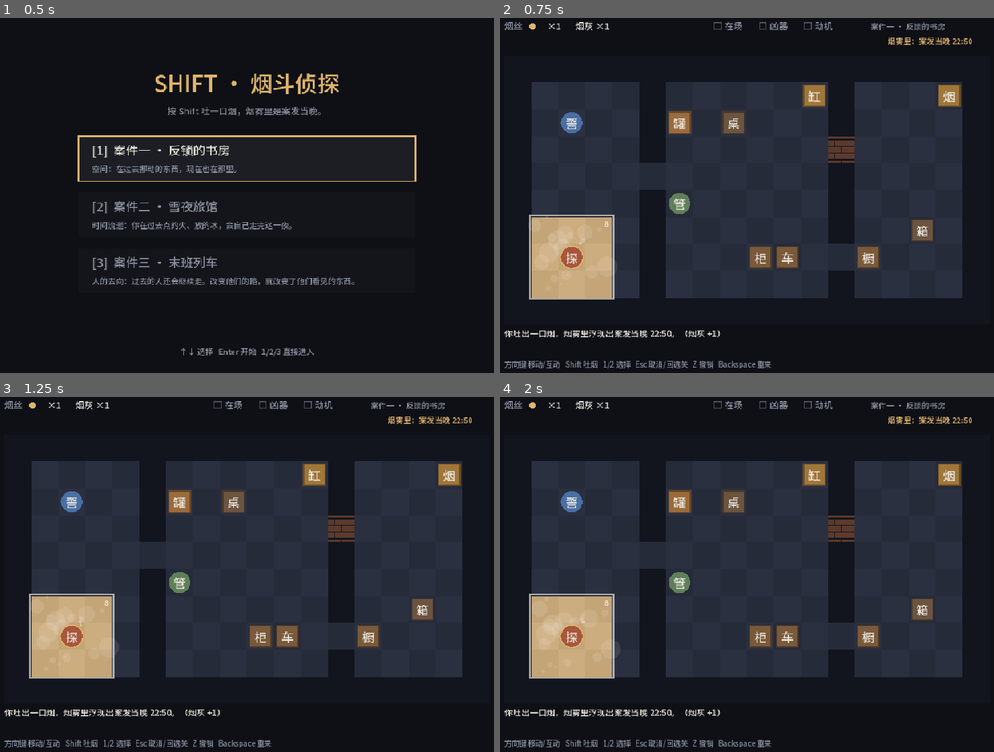
Above: before the commit, frames 1-4 (two rows, left to right).
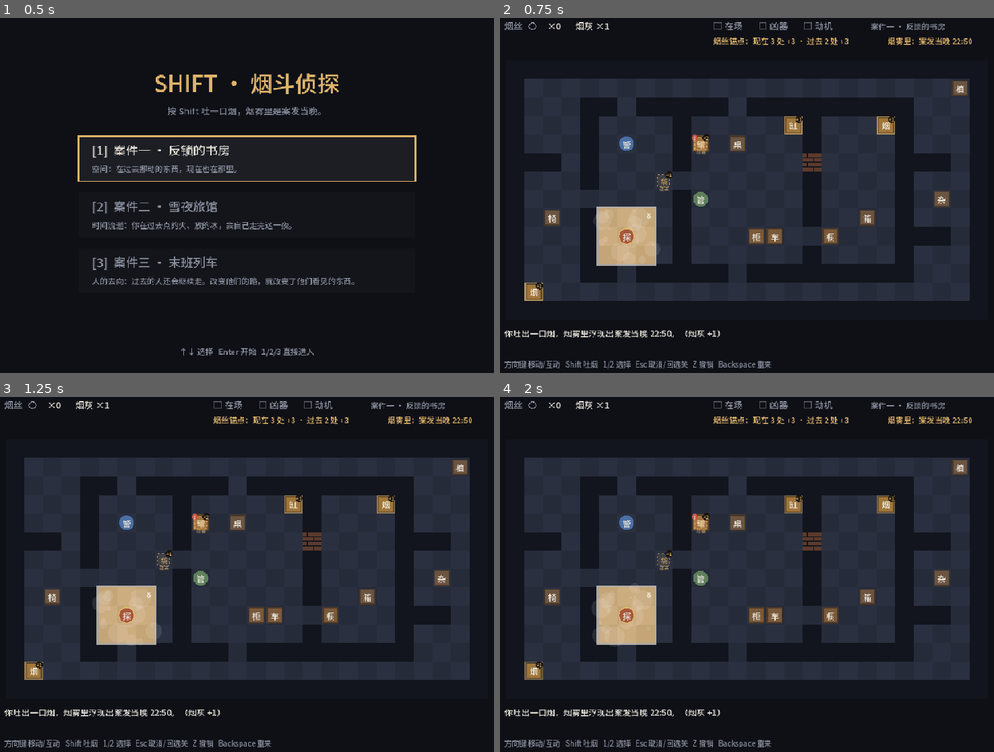
Above: after the commit, the same moments.

Repository: TroyHor/SHIFT
Game: Godot game, scene res://scenes/main.tscn
Same seed, same stepped clock (60 frames per second), same inputs: the game is played once before the commit and once after it.
Inputs:
- Up to frame 1 (0.5 s): no input
- Up to frame 2 (0.75 s): tap Enter at 0.5 s; hold Right from 0.53 s (still down); tap Shift at 0.6 s
- Up to frame 3 (1.25 s): keep holding Right; tap Space at 0.77 s
- Up to frame 4 (2 s): tap Space at 1.25, 1.52 s; release Right at 1.28 s; hold Down from 1.28 s (still down); tap Z at 1.35 s

Frame 1 is identical in both runs. In frame 2, 27% of the frame differs, in the area x 4-96%, y 1-80%; in frame 3, 28%; in frame 4, 28%.

Commit message:
Tobacco anchors and larger maps
Every tobacco source is now an anchor drawn on the map from the start,
including the ones in the other era (dashed ghost with an era tag, +n
badge, red ! if taking it erases something). The HUD sums anchors per
era. Each case's 18x10 core is wrapped in a 26x14 ring of corridors and
side rooms with extra anchors; ring doors only lead into ungated rooms.

Co-Authored-By: Claude Opus 5.5 <noreply@anthropic.com>
Claude-Session: https://claude.ai/code/session_017LynzDhXfbwwWwp2A2xjn3

Diff:
--- a/scripts/game.gd
+++ b/scripts/game.gd
@@ -12,13 +12,13 @@
 ##      * 点燃的蜡烛烧一整夜，四邻的可燃物到现在会烧光；冰块到现在会化掉，除非在冷的格子上。
 ##      * 过去的人在这一刻之后还会走动；他们现在在哪、看见了谁，都由这段路决定。
 
-const W := 18
-const H := 10
 const SMOKE_TURNS := 8
 const DIRS := [Vector2i.UP, Vector2i.DOWN, Vector2i.LEFT, Vector2i.RIGHT]
 
 enum Tile { FLOOR, WALL }
 
+var W := 18
+var H := 10
 var level_idx := 0
 var L: Dictionary  # 当前关卡数据（只读）
 var s: Dictionary  # 可撤销的状态
@@ -33,6 +33,8 @@
 func load_level(idx: int) -> void:
 	level_idx = clampi(idx, 0, Levels.COUNT - 1)
 	L = Levels.get_level(level_idx)
+	H = L.map.size()
+	W = String(L.map[0]).length()
 	reset()
 
 
@@ -152,6 +154,15 @@
 
 func clue_name(id: String) -> String:
 	return L.clue_names.get(id, id)
+
+
+## 所有还在的烟丝来源（不论过去还是现在），给玩家规划路线用
+func anchors() -> Array:
+	var out: Array = []
+	for e in s.ents:
+		if e.kind == "source" and not e.get("gone", false):
+			out.append(e)
+	return out
 
 
 ## 过去的人接下来要走的路（画在烟雾里）
--- a/scripts/levels.gd
+++ b/scripts/levels.gd
@@ -28,11 +28,127 @@
 static func get_level(i: int) -> Dictionary:
 	match i:
 		0:
-			return _case1()
+			return _wrap(_case1(), _case1_outer())
 		1:
-			return _case2()
+			return _wrap(_case2(), _case2_outer())
 		_:
-			return _case3()
+			return _wrap(_case3(), _case3_outer())
+
+
+# ---------------------------------------------------------------
+# 大地图：每个案件的核心区域（18x10）放在 26x14 地图的 (4,2)，外面一圈环廊。
+# 环廊只通向不需要机制就能进的房间；密室、冰窖、账房、C 车厢仍然只能靠机制进入。
+# ---------------------------------------------------------------
+const BIG_W := 26
+const BIG_H := 14
+const OFF := Vector2i(4, 2)
+
+
+static func _wrap(lv: Dictionary, outer: Dictionary) -> Dictionary:
+	var grid: Array = []
+	for y in BIG_H:
+		var row := ""
+		for x in BIG_W:
+			var ring := x >= 1 and x <= BIG_W - 2 and y >= 1 and y <= BIG_H - 2
+			row += "." if ring else "#"
+		grid.append(row)
+	for y in lv.map.size():
+		var src: String = lv.map[y]
+		var row: String = grid[y + OFF.y]
+		grid[y + OFF.y] = row.substr(0, OFF.x) + src + row.substr(OFF.x + src.length())
+	for wall in outer.get("walls", []):
+		_put_char(grid, wall, "#")
+	for door in outer.doors:
+		_put_char(grid, door, ".")
+	lv.map = grid
+	lv.start = lv.start + OFF
+	var cold: Array = []
+	for c in lv.cold:
+		cold.append(c + OFF)
+	lv.cold = cold
+	for lt in lv.later:
+		lt.pos += OFF
+		if lt.has("at"):
+			lt.at += OFF
+	for e in lv.ents:
+		e.pos += OFF
+		if e.has("seat"):
+			e.seat += OFF
+		if e.has("route"):
+			var r: Array = []
+			for w in e.route:
+				r.append(w + OFF)
+			e.route = r
+	if outer.has("tobacco"):
+		lv.tobacco = outer.tobacco
+	for e in outer.get("ents", []):
+		lv.ents.append(e)
+	return lv
+
+
+static func _put_char(grid: Array, p: Vector2i, ch: String) -> void:
+	var row: String = grid[p.y]
+	grid[p.y] = row.substr(0, p.x) + ch + row.substr(p.x + 1)
+
+
+## 案件一外围：西边花园、北边仆人走廊、南边回廊、东边储物间。
+static func _case1_outer() -> Dictionary:
+	return {
+		"tobacco": 1,
+		# 走廊里隔出几个小间，让路线有绕行
+		"walls": [Vector2i(22, 5), Vector2i(23, 5), Vector2i(22, 9), Vector2i(23, 9),
+			Vector2i(1, 5), Vector2i(2, 5)],
+		"doors": [Vector2i(4, 7), Vector2i(6, 2), Vector2i(6, 11), Vector2i(12, 11), Vector2i(12, 2)],
+		"ents": [
+			{"id": "garden_tin", "kind": "source", "era": "present", "pos": Vector2i(1, 12), "label": "烟", "amount": 1,
+				"text": "花园长椅底下，园丁藏了一罐烟丝。"},
+			{"id": "bench", "kind": "static", "era": "both", "pos": Vector2i(2, 8), "label": "椅",
+				"text": "花园长椅，坐垫还是湿的。", "past_text": "长椅上落满了烟灰。女仆常在这里偷偷抽烟。"},
+			{"id": "pouch_then", "kind": "source", "era": "past", "pos": Vector2i(8, 6), "label": "袋", "amount": 1,
+				"text": "过去的门厅桌上，有人落下了一小袋烟丝。"},
+			{"id": "crates", "kind": "static", "era": "both", "pos": Vector2i(23, 7), "label": "杂",
+				"text": "储物间里堆满了杂物。"},
+			{"id": "plant", "kind": "static", "era": "both", "pos": Vector2i(24, 1), "label": "植",
+				"text": "一盆半死的龟背竹。"},
+		],
+	}
+
+
+## 案件二外围：西边马厩、北边雪地回廊、南边后厨走廊、东边后巷。
+static func _case2_outer() -> Dictionary:
+	return {
+		"tobacco": 1,
+		"walls": [Vector2i(1, 6), Vector2i(2, 6), Vector2i(22, 7), Vector2i(23, 7)],
+		"doors": [Vector2i(4, 7), Vector2i(6, 2), Vector2i(6, 11), Vector2i(12, 2), Vector2i(13, 11)],
+		"ents": [
+			{"id": "cellar_tin", "kind": "source", "era": "present", "pos": Vector2i(20, 3), "label": "烟", "amount": 1,
+				"text": "冰窖角落有一罐受潮的烟丝，还能抽。"},
+			{"id": "horse", "kind": "static", "era": "both", "pos": Vector2i(2, 3), "label": "马",
+				"text": "马在打响鼻。", "past_text": "马还没卸鞍，雪水顺着鬃毛往下滴。"},
+			{"id": "snowman", "kind": "static", "era": "both", "pos": Vector2i(1, 1), "label": "雪",
+				"text": "雪人塌了一半。", "past_text": "孩子们刚堆好的雪人。"},
+			{"id": "barrels", "kind": "static", "era": "both", "pos": Vector2i(23, 10), "label": "桶",
+				"text": "后巷堆着空酒桶。"},
+		],
+	}
+
+
+## 案件三外围：西边餐车，北侧和南侧的车外通道（只通 A 车厢，B、C 车厢没有侧门）。
+static func _case3_outer() -> Dictionary:
+	return {
+		"tobacco": 2,
+		"doors": [Vector2i(4, 7), Vector2i(6, 2), Vector2i(6, 11)],
+		"ents": [
+			{"id": "c_tin", "kind": "source", "era": "present", "pos": Vector2i(20, 3), "label": "烟", "amount": 1,
+				"text": "行李员的铺位下有一包烟丝。"},
+			{"id": "table1", "kind": "static", "era": "both", "pos": Vector2i(2, 4), "label": "桌",
+				"text": "餐车的桌子，桌布上有酒渍。", "past_text": "餐车里还有人在打牌。"},
+			{"id": "table2", "kind": "static", "era": "both", "pos": Vector2i(2, 10), "label": "桌",
+				"text": "餐车的桌子。"},
+			{"id": "dining_then", "kind": "source", "era": "past", "pos": Vector2i(3, 8), "label": "包", "amount": 2,
+				"text": "过去的餐车柜台上放着一包没拆的烟丝。到了早上，它已经被打牌的人分光了。"},
+		],
+	}
 
 
 # ---------------------------------------------------------------
--- a/scripts/main.gd
+++ b/scripts/main.gd
@@ -4,8 +4,10 @@
 const GameLogic := preload("res://scripts/game.gd")
 const FONT := preload("res://assets/fonts/NotoSansSC-Subset.ttf")
 
-const TS := 48
-const ORIGIN := Vector2(48, 72)
+## 棋盘区域：地图按大小缩放后居中放在这里
+const BOARD := Rect2(48, 72, 864, 480)
+var TS := 48
+var ORIGIN := Vector2(48, 72)
 
 const C_BG := Color("#0e1016")
 const C_NOW_FLOOR := Color("#2a3040")
@@ -113,15 +115,22 @@
 	return Rect2(ORIGIN + Vector2(p) * TS, Vector2(TS, TS))
 
 
+func _layout() -> void:
+	TS = int(floor(minf(BOARD.size.x / game.W, BOARD.size.y / game.H)))
+	ORIGIN = BOARD.position + (BOARD.size - Vector2(game.W, game.H) * TS) / 2
+
+
 func _draw() -> void:
 	if title:
 		_draw_title()
 		return
+	_layout()
 	_draw_board()
 	_draw_later()
 	_draw_smoke()
 	for e in game.visible_ents():
 		_draw_ent(e)
+	_draw_anchors()
 	_draw_routes()
 	_draw_player()
 	_draw_hud()
@@ -149,12 +158,12 @@
 
 func _draw_board() -> void:
 	var cold: Array = game.L.cold
-	for y in Game.H:
-		for x in Game.W:
+	for y in game.H:
+		for x in game.W:
 			var p := Vector2i(x, y)
 			var past: bool = game.in_window(p)
 			var r := _cell(p)
-			var checker := (x + y) % 2 == 0
+			var checker: bool = (x + y) % 2 == 0
 			if game.tile_at(p) == Game.Tile.WALL:
 				draw_rect(r, C_PAST_WALL if past else C_NOW_WALL)
 			elif past:
@@ -174,20 +183,22 @@
 		match lt.kind:
 			"brick":
 				draw_rect(r, Color("#5c3a2c"))
+				var row_h := TS / 4.0
 				for i in 4:
-					var yy := r.position.y + 6 + i * 12
+					var yy := r.position.y + row_h * i
 					draw_line(Vector2(r.position.x, yy), Vector2(r.end.x, yy), C_NOW_WALL, 2)
-					var off := 12.0 if i % 2 == 0 else 24.0
-					draw_line(Vector2(r.position.x + off, yy), Vector2(r.position.x + off, yy + 12), C_NOW_WALL, 2)
+					var off := TS * (0.25 if i % 2 == 0 else 0.6)
+					draw_line(Vector2(r.position.x + off, yy), Vector2(r.position.x + off, yy + row_h), C_NOW_WALL, 2)
 			"planks":
 				draw_rect(r, Color("#3a2c22"))
 				for i in 3:
-					var yy := r.position.y + 8 + i * 14
-					draw_rect(Rect2(Vector2(r.position.x + 2, yy), Vector2(TS - 4, 9)), Color("#8a6440"))
+					var yy := r.position.y + TS * (0.12 + i * 0.3)
+					draw_rect(Rect2(Vector2(r.position.x + 2, yy), Vector2(TS - 4, TS * 0.2)), Color("#8a6440"))
 			"lock":
 				draw_rect(r, Color("#3b4250"))
-				draw_rect(Rect2(r.get_center() - Vector2(8, 4), Vector2(16, 14)), C_ACCENT)
-				draw_arc(r.get_center() - Vector2(0, 4), 6, PI, TAU, 12, C_ACCENT, 2.5)
+				var u := TS / 48.0
+				draw_rect(Rect2(r.get_center() - Vector2(8, 4) * u, Vector2(16, 14) * u), C_ACCENT)
+				draw_arc(r.get_center() - Vector2(0, 4) * u, 6 * u, PI, TAU, 12, C_ACCENT, 2.5)
 
 
 func _draw_smoke() -> void:
@@ -207,6 +218,47 @@
 	var edge := Color(0.92, 0.9, 0.85, 0.35 + 0.35 * density)
 	draw_rect(rect.grow(2), edge, false, 3.0)
 	_text_center("%d" % s.turns, rect.position + Vector2(rect.size.x - 10, 12), 14, Color(1, 1, 1, 0.9))
+
+
+func _glyph() -> int:
+	return clampi(int(TS * 0.46), 12, 22)
+
+
+## 烟丝锚点：所有烟丝来源一直画在地图上。过去的来源画成虚影，标出能拿几撮。
+func _draw_anchors() -> void:
+	for e in game.anchors():
+		var r := _cell(e.pos)
+		var shown: bool = game.in_window(e.pos) == (e.era == "past")
+		var pulse := 0.55 + 0.45 * sin(t * 2.5)
+		if shown:
+			draw_rect(r.grow(-1), Color(C_ACCENT, 0.35 + 0.4 * pulse), false, 2.0)
+		else:
+			# 虚影：看得见，但要换个时代才拿得到
+			var g := r.grow(-TS * 0.18)
+			draw_rect(g, Color(C_ACCENT, 0.12))
+			_dashed_rect(g, Color(C_ACCENT, 0.55 + 0.3 * pulse))
+			_text_center(e.label, g.get_center() + Vector2(0, 1), int(_glyph() * 0.8), Color(C_ACCENT, 0.75))
+			var tag := "过去" if e.era == "past" else "现在"
+			_text_center(tag, r.get_center() + Vector2(0, TS * 0.42), maxi(9, int(TS * 0.24)), Color(C_ACCENT, 0.85))
+		var badge := "+%d" % e.amount
+		var bpos := r.position + Vector2(r.size.x - TS * 0.2, TS * 0.18)
+		draw_circle(bpos, TS * 0.2, Color("#1a1510"))
+		_text_center(badge, bpos, maxi(9, int(TS * 0.28)), C_ACCENT)
+		if not e.get("erases", []).is_empty():
+			var wpos := r.position + Vector2(TS * 0.18, TS * 0.18)
+			draw_circle(wpos, TS * 0.16, C_RED)
+			_text_center("!", wpos, maxi(9, int(TS * 0.26)), C_TEXT)
+
+
+func _dashed_rect(r: Rect2, col: Color) -> void:
+	var pts := [r.position, Vector2(r.end.x, r.position.y), r.end, Vector2(r.position.x, r.end.y), r.position]
+	for i in 4:
+		var a: Vector2 = pts[i]
+		var b: Vector2 = pts[i + 1]
+		var n := 6
+		for k in n:
+			if k % 2 == 0:
+				draw_line(a.lerp(b, float(k) / n), a.lerp(b, float(k + 1) / n), col, 1.5)
 
 
 ## 烟雾里能看到的人，画出他们接下来要走的路
@@ -230,7 +282,7 @@
 
 
 func _draw_ent(e: Dictionary) -> void:
-	var r := _cell(e.pos).grow(-5)
+	var r := _cell(e.pos).grow(-TS * 0.1)
 	var col: Color = KIND_COLOR.get(e.kind, Color("#6b5440"))
 	var past: bool = game.in_window(e.pos)
 	if e.kind == "candle" and e.get("lit", false):
@@ -251,7 +303,7 @@
 		draw_rect(r, col)
 		draw_rect(r, col.darkened(0.35), false, 2.0)
 	var text_col := C_TEXT if e.kind not in ["ice", "candle"] or e.get("burnt", false) else Color("#2a2a2a")
-	_text_center(e.label, r.get_center() + Vector2(0, 1), 22, text_col)
+	_text_center(e.label, r.get_center() + Vector2(0, 1), _glyph(), text_col)
 	if e.kind == "candle" and e.get("lit", false) and past:
 		var flick := 3.0 + sin(t * 12.0) * 1.5
 		draw_circle(r.get_center() - Vector2(0, r.size.y * 0.5 + 2), flick, Color("#ff9a3c"))
@@ -261,12 +313,12 @@
 
 func _draw_player() -> void:
 	var s: Dictionary = game.s
-	var r := _cell(s.pos).grow(-4)
+	var r := _cell(s.pos).grow(-TS * 0.08)
 	var past: bool = game.in_window(s.pos)
 	var col := C_RED if not past else Color("#a8563c")
 	draw_circle(r.get_center(), r.size.x * 0.5, col)
 	draw_arc(r.get_center(), r.size.x * 0.5, 0, TAU, 32, C_ACCENT, 2.0)
-	_text_center("探", r.get_center() + Vector2(0, 1), 22, C_TEXT)
+	_text_center("探", r.get_center() + Vector2(0, 1), _glyph(), C_TEXT)
 	if s.tobacco > 0:
 		for i in 3:
 			var k := fposmod(t * 0.8 + i * 0.33, 1.0)
@@ -298,13 +350,25 @@
 	for c in s.clues:
 		clue_txt += game.clue_name(c) + "  "
 	_text(("证据：" + clue_txt) if clue_txt != "" else "", Vector2(48, y + 26), 14, C_DIM)
+	var now_n := 0
+	var now_amt := 0
+	var past_n := 0
+	var past_amt := 0
+	for a in game.anchors():
+		if a.era == "past":
+			past_n += 1
+			past_amt += a.amount
+		else:
+			now_n += 1
+			now_amt += a.amount
+	_text("烟丝锚点：现在 %d 处 +%d · 过去 %d 处 +%d" % [now_n, now_amt, past_n, past_amt], Vector2(420, y + 26), 14, C_ACCENT)
 	var era_txt: String = ("烟雾里：" + game.L.past_label) if s.cloud else ("现在：" + game.L.present_label)
 	_text(era_txt, Vector2(730, y + 26), 14, C_ACCENT if s.cloud else C_DIM)
 
 
 func _draw_message() -> void:
 	var s: Dictionary = game.s
-	var y := ORIGIN.y + Game.H * TS + 22
+	var y := BOARD.end.y + 22
 	var lines: PackedStringArray = String(s.msg).split("\n")
 	for i in mini(lines.size(), 3):
 		_text(lines[i], Vector2(48, y + i * 20), 15, C_TEXT)
--- a/tests/test_game.gd
+++ b/tests/test_game.gd
@@ -13,6 +13,8 @@
 	test_case1_route_witness()
 	test_case1_taking_past_jar_erases_prints()
 	test_case1_without_wardrobe_you_run_dry()
+	test_case1_pouch_shares_the_maid_window()
+	test_anchors_visible()
 	test_case2_full()
 	test_case2_planks_without_ice()
 	test_case2_ice_melts_only_outside_cellar()
@@ -31,6 +33,43 @@
 		failures += 1
 		push_error("FAIL: " + what)
 		print("FAIL: " + what)
+
+
+## 核心区域里的坐标（关卡数据用 18x10 的局部坐标写，放在大地图的 (4,2)）
+func lc(x: int, y: int) -> Vector2i:
+	return Vector2i(x, y) + Levels.OFF
+
+
+## 在现在里按最短路走到 target（不吐烟、不互动）
+func goto(g, target: Vector2i) -> void:
+	var prev := {g.s.pos: g.s.pos}
+	var queue: Array = [g.s.pos]
+	while not queue.is_empty():
+		var p: Vector2i = queue.pop_front()
+		if p == target:
+			break
+		for dir in [Vector2i.UP, Vector2i.DOWN, Vector2i.LEFT, Vector2i.RIGHT]:
+			var n: Vector2i = p + dir
+			if prev.has(n) or g.solid(g.era_at(n), n):
+				continue
+			prev[n] = p
+			queue.append(n)
+	if not prev.has(target):
+		check(false, "goto: no path to %s" % target)
+		return
+	var path: Array = [target]
+	while path[0] != g.s.pos:
+		path.push_front(prev[path[0]])
+	for i in range(1, path.size()):
+		g.move(path[i] - path[i - 1])
+
+
+## 案件一开局只有 1 撮：先去花园拿园丁的烟丝，再回到起点
+func c1_garden(g) -> void:
+	goto(g, Vector2i(1, 11))
+	walk(g, "D")
+	check(g.s.tobacco == 2, "c1: garden tin (anchor) picked up")
+	goto(g, g.L.start)
 
 
 ## U/D/L/R 移动（撞上即互动），S 吐烟，1/2 选择，E 取消
@@ -57,6 +96,7 @@
 
 func test_case1_route_lie() -> void:
 	var g = GameLogic.new(0)
+	c1_garden(g)
 	walk(g, "UUURRRRURS")
 	check(g.s.cloud and g.s.tobacco == 1 and g.s.ash == 1, "c1 lie: puff costs a pinch and gives ash")
 	walk(g, "LDD")
@@ -64,22 +104,22 @@
 	walk(g, "L" + "RRRRRRUUU")
 	check(g.s.tobacco == 2, "c1 lie: cigar from ashtray")
 	walk(g, "DDLLLDDD")
-	check(g.s.pos == Vector2i(8, 7), "c1 lie: at shelf spot, got %s" % g.s.pos)
+	check(g.s.pos == lc(8, 7), "c1 lie: at shelf spot, got %s" % g.s.pos)
 	walk(g, C1_SHELF)
 	check(g.s.clues.has("knife"), "c1 lie: knife")
-	check(g.ent("shelf").pos == Vector2i(9, 6), "c1 lie: shelf moved in the past")
+	check(g.ent("shelf").pos == lc(9, 6), "c1 lie: shelf moved in the past")
 	walk(g, "UUUURRRS" + "RR")
-	check(g.s.pos == Vector2i(13, 3) and not g.s.cloud, "c1 lie: walked through the later brick wall")
+	check(g.s.pos == lc(13, 3) and not g.s.cloud, "c1 lie: walked through the later brick wall")
 	walk(g, "RRRUU")
 	check(g.s.tobacco == 1, "c1 lie: tin in sealed room")
 	walk(g, "DDDDDLLS" + "DLU")
-	check(g.ent("wardrobe").pos == Vector2i(13, 6), "c1 lie: wardrobe pushed off the back door")
+	check(g.ent("wardrobe").pos == lc(13, 6), "c1 lie: wardrobe pushed off the back door")
 	walk(g, "RRUU")
 	check(g.s.clues.has("will"), "c1 lie: will from the past safe")
 	walk(g, "L")
 	check(not g.s.cloud and g.s.tobacco == 0, "c1 lie: smoke done, no tobacco left")
 	walk(g, "LLL")
-	check(g.s.pos == Vector2i(11, 7), "c1 lie: left through the back door for free, got %s" % g.s.pos)
+	check(g.s.pos == lc(11, 7), "c1 lie: left through the back door for free, got %s" % g.s.pos)
 	walk(g, "UUULLLLLLLUULL")
 	check(g.s.mode == "choice" and g.s.choice.type == "accuse", "c1 lie: accuse prompt")
 	walk(g, "1")
@@ -88,6 +128,7 @@
 
 func test_case1_route_fingerprint() -> void:
 	var g = GameLogic.new(0)
+	c1_garden(g)
 	walk(g, "UUURRRRRRRRRUUU")
 	check(g.s.tobacco == 3, "c1 print: ashtray first")
 	walk(g, "DDLLLDDD" + C1_SHELF)
@@ -101,6 +142,7 @@
 
 func test_case1_route_witness() -> void:
 	var g = GameLogic.new(0)
+	c1_garden(g)
 	walk(g, "UUURRRRURS" + "LU")
 	check(g.s.mode == "choice" and g.s.choice.type == "take", "c1 witness: jar asks first")
 	walk(g, "1")
@@ -108,7 +150,7 @@
 	walk(g, "DL" + "RRRRRRUUU")
 	check(g.s.tobacco == 4, "c1 witness: cigar")
 	walk(g, "DDLLLLLLLL")
-	check(g.s.pos == Vector2i(3, 4), "c1 witness: in hallway, got %s" % g.s.pos)
+	check(g.s.pos == lc(3, 4), "c1 witness: in hallway, got %s" % g.s.pos)
 	walk(g, "SU1")
 	check(g.s.flags.get("maid_smoke", false) and g.s.tobacco == 2, "c1 witness: gave the maid a pinch")
 	walk(g, "DDD")
@@ -119,13 +161,15 @@
 
 func test_case1_taking_past_jar_erases_prints() -> void:
 	var g = GameLogic.new(0)
+	c1_garden(g)
 	walk(g, "UUURRRRURS" + "LU1" + "DL" + "RUU")
-	check(g.s.pos == Vector2i(6, 2), "c1 jar: present jar never existed, walked onto its spot")
+	check(g.s.pos == lc(6, 2), "c1 jar: present jar never existed, walked onto its spot")
 	check(not g.s.clues.has("print"), "c1 jar: no fingerprint to find")
 
 
 func test_case1_without_wardrobe_you_run_dry() -> void:
 	var g = GameLogic.new(0)
+	c1_garden(g)
 	walk(g, "UUURRRRURS" + "LDD" + "L" + "RRRRRRUUU" + "DDLLLDDD" + C1_SHELF + "UUUURRRS" + "RR" + "RRRUU")
 	# 不推衣橱，直接在密室里拿遗嘱
 	walk(g, "DDDDDLLS" + "RU")
@@ -136,28 +180,52 @@
 	check(g.s.pos.x >= 13, "c1 dry: still stuck in the sealed room, at %s" % g.s.pos)
 
 
+func test_case1_pouch_shares_the_maid_window() -> void:
+	var g = GameLogic.new(0)
+	c1_garden(g)
+	goto(g, lc(3, 4))
+	walk(g, "S" + "U1")
+	check(g.s.tobacco == 0, "c1 pouch: window + gift spent both pinches")
+	walk(g, "R" + "R")
+	check(g.s.tobacco == 1 and g.ent("pouch_then").get("gone", false), "c1 pouch: same window reaches the past pouch, net cost 1")
+
+
+func test_anchors_visible() -> void:
+	for i in Levels.COUNT:
+		var g = GameLogic.new(i)
+		var past := 0
+		for a in g.anchors():
+			if a.era == "past":
+				past += 1
+		check(g.anchors().size() >= 3, "anchors: case %d has at least 3 tobacco anchors" % (i + 1))
+		if i < 2:
+			check(past >= 1, "anchors: case %d has a past-only anchor" % (i + 1))
+
+
 # ---------------- 案件二 ----------------
 
 func test_case2_full() -> void:
 	var g = GameLogic.new(1)
 	walk(g, "RRRRRURS" + "LU")
-	check(g.s.tobacco == 3, "c2: cigar box from the past kitchen")
+	check(g.s.tobacco == 2, "c2: cigar box from the past kitchen")
 	walk(g, "RDD")
 	check(g.s.clues.has("lie"), "c2: cook caught")
 	walk(g, "LL" + "LUUUU")
-	check(g.s.tobacco == 4, "c2: ashtray")
+	check(g.s.tobacco == 3, "c2: ashtray")
 	walk(g, "DDDRRRRRRUUS" + "LUR")
-	check(g.ent("ice").pos == Vector2i(12, 2), "c2: ice pushed into the cellar doorway")
+	check(g.ent("ice").pos == Vector2i(16, 4), "c2: ice pushed into the cellar doorway")
 	walk(g, "DL")
-	check(g.later_at(Vector2i(12, 2)) == null, "c2: planks never nailed, ice melted")
+	check(g.later_at(Vector2i(16, 4)) == null, "c2: planks never nailed, ice melted")
 	walk(g, "RRURRR")
-	check(g.s.pos == Vector2i(14, 2), "c2: walked into the cellar in the present, got %s" % g.s.pos)
+	check(g.s.pos == Vector2i(18, 4), "c2: walked into the cellar in the present, got %s" % g.s.pos)
+	walk(g, "RRU" + "LL")
+	check(g.s.tobacco == 3, "c2: cellar tin (anchor behind the planks)")
 	walk(g, "U" + "S" + "U")
 	check(g.s.clues.has("icicle"), "c2: one icicle missing")
 	walk(g, "LL" + "LDDDLDS" + "D1")
 	check(g.ent("candle").get("lit", false) and g.s.tobacco == 0, "c2: lit the candle with the pipe")
 	walk(g, "LDR")
-	check(g.ent("candle").pos == Vector2i(11, 7), "c2: candle next to the woodpile")
+	check(g.ent("candle").pos == Vector2i(15, 9), "c2: candle next to the woodpile")
 	walk(g, "L")
 	walk(g, "RRRRRRR")
 	check(g.s.clues.has("ledger"), "c2: woodpile burned overnight, ledger reached")
@@ -167,7 +235,7 @@
 
 func test_case2_planks_without_ice() -> void:
 	var g = GameLogic.new(1)
-	check(g.later_at(Vector2i(12, 2)) != null, "c2: cellar door nailed shut by default")
+	check(g.later_at(Vector2i(16, 4)) != null, "c2: cellar door nailed shut by default")
 
 
 func test_case2_ice_melts_only_outside_cellar() -> void:
@@ -183,7 +251,7 @@
 
 func test_case3_default_night() -> void:
 	var g = GameLogic.new(2)
-	check(g.later_at(Vector2i(12, 5)) != null, "c3: conductor locks the C car door by default")
+	check(g.later_at(Vector2i(16, 7)) != null, "c3: conductor locks the C car door by default")
 	check(not g.d.saw.get("conductor", {}).has("porter"), "c3: nobody sees the porter by default")
 	check(not g.d.saw.get("passenger", {}).has("porter"), "c3: passenger sleeps by default")
 
@@ -197,7 +265,7 @@
 	walk(g, "UR1")
 	check(g.ent("ashtray_b").get("baited", false) and g.s.tobacco == 0, "c3: baited the corridor ashtray")
 	walk(g, "UU")
-	check(g.later_at(Vector2i(12, 5)) == null, "c3: conductor never locked the door")
+	check(g.later_at(Vector2i(16, 7)) == null, "c3: conductor never locked the door")
 	check(g.d.saw.get("conductor", {}).has("porter"), "c3: conductor saw the porter")
 	walk(g, "RD")
 	check(g.s.clues.has("seen_by_conductor"), "c3: conductor testimony")
@@ -212,7 +280,7 @@
 	walk(g, "RRUS" + "U1")  # (5,4) 吐烟，窗口盖住 A 车厢的烟灰缸 (5,3)
 	check(g.ent("ashtray_a").get("baited", false), "c3 passenger: baited car A ashtray")
 	check(g.d.saw.get("passenger", {}).has("porter"), "c3 passenger: old man saw the porter")
-	check(g.later_at(Vector2i(12, 5)) != null, "c3 passenger: each ashtray lures one smoker, so the conductor still locks up")
+	check(g.later_at(Vector2i(16, 7)) != null, "c3 passenger: each ashtray lures one smoker, so the conductor still locks up")
 
 
 # ---------------- 通用规则 ----------------
@@ -222,17 +290,17 @@
 	walk(g, "UUURRRRRRDDD")  # (8,7)
 	walk(g, "S")  # 窗口 x7..9：书架往右推到 (10,7) 会出窗口（而且那里有茶车）
 	walk(g, "R")
-	check(g.ent("shelf").pos == Vector2i(9, 7), "push: cannot push out of the window")
+	check(g.ent("shelf").pos == lc(9, 7), "push: cannot push out of the window")
 
 
 func test_reality_pushes_back() -> void:
 	var g = GameLogic.new(0)
 	walk(g, "UUURRRRRRRRRUU")  # (11,2)
-	check(g.s.pos == Vector2i(11, 2), "reality: at (11,2), got %s" % g.s.pos)
+	check(g.s.pos == lc(11, 2), "reality: at (11,2), got %s" % g.s.pos)
 	walk(g, "SDRLRLRL")
 	check(g.s.cloud and g.s.turns == 1, "reality: one action of smoke left")
 	walk(g, "R")
-	check(not g.s.cloud and g.s.pos == Vector2i(11, 2), "reality: pushed out of the later wall, got %s" % g.s.pos)
+	check(not g.s.cloud and g.s.pos == lc(11, 2), "reality: pushed out of the later wall, got %s" % g.s.pos)
 
 
 func test_undo() -> void:
@@ -240,6 +308,6 @@
 	walk(g, "U")
 	walk(g, "S")
 	g.undo()
-	check(not g.s.cloud and g.s.tobacco == 2 and g.s.ash == 0, "undo: puff")
+	check(not g.s.cloud and g.s.tobacco == g.L.tobacco and g.s.ash == 0, "undo: puff")
 	g.undo()
 	check(g.s.pos == g.L.start, "undo: move")
Binary file changed: assets/fonts/NotoSansSC-Subset.ttf
Not shown, changed: docs/design.md
